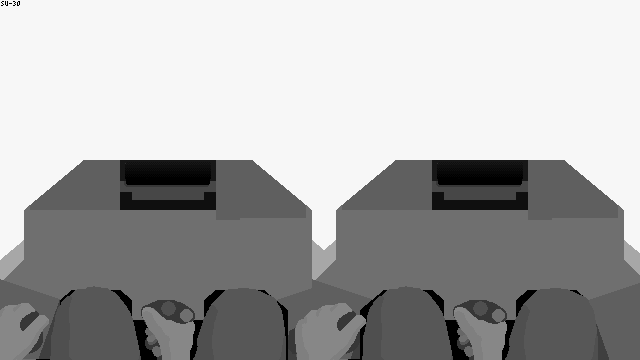
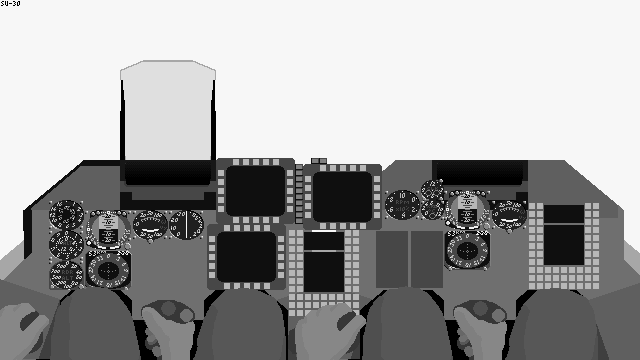
Two versions of the same layered image (640px x 360px). Layer-by-layer changes:
added layer "Su34_Hood" in group "Su34" over <box>23,60,216,260</box>
added layer "Su34_Bkgr" in group "Su34" over <box>49,158,599,316</box>
